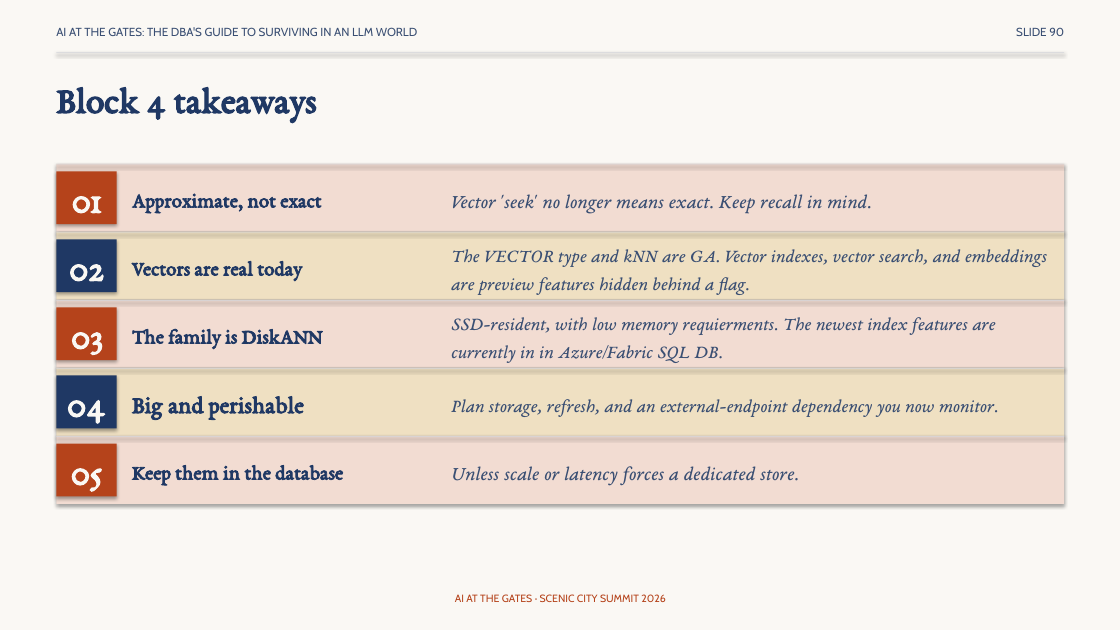
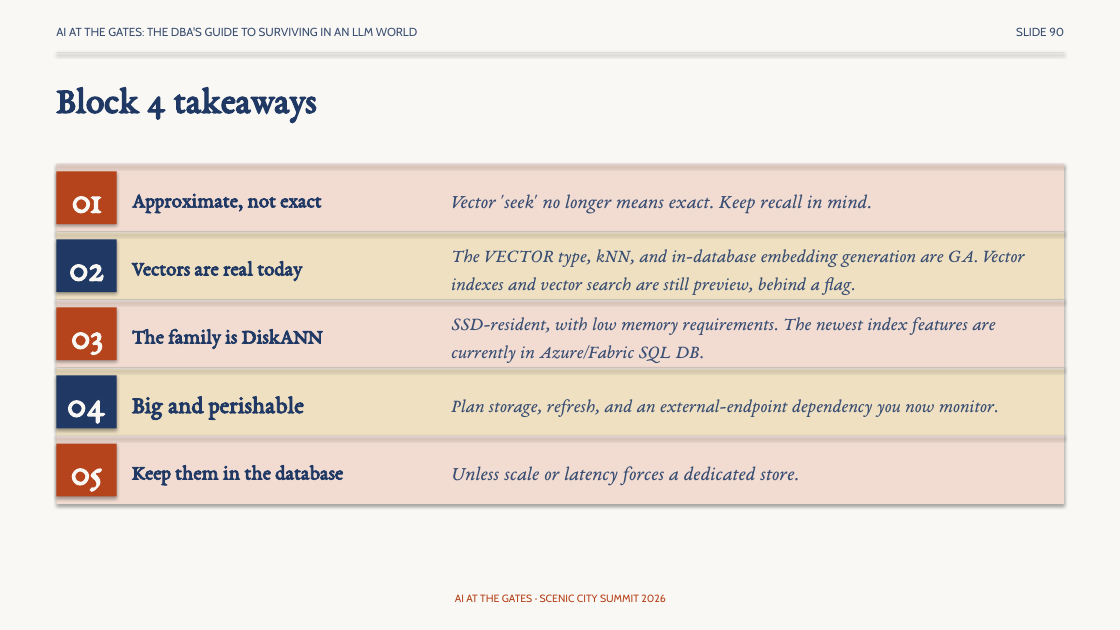
Before and after one commit to feaselkl/AI-at-the-Gates, a slide deck: slide 90 of slides/scenic-city-aigates-precon.pptx. Drawn at 1120x630 pixels with LibreOffice and Linux fonts; fonts in the diff are those of the drawing. Boxes give left, top, right and bottom in pixels: in the first picture for what was removed or moved away, otherwise in the second. Text is boxed around its words. In the diff, an @@ line names an element or a change of style, - is before the commit and + after.

```diff
--- a/slides/scenic-city-aigates-precon.pptx
+++ b/slides/scenic-city-aigates-precon.pptx
@@ text at [451, 249, 1025, 295]: text changed @@
-The VECTOR type and kNN are GA. Vector indexes, vector search, and embeddings are preview features hidden behind a flag.
+The VECTOR type, kNN, and in-database embedding generation are GA. Vector indexes and vector search are still preview, behind a flag.
@@ text at [451, 317, 995, 363]: text changed @@
-SSD-resident, with low memory requierments. The newest index features are currently in in Azure/Fabric SQL DB.
+SSD-resident, with low memory requirements. The newest index features are currently in Azure/Fabric SQL DB.
```
Also in this commit, not shown: 28 other slides changed, 5 other files.
